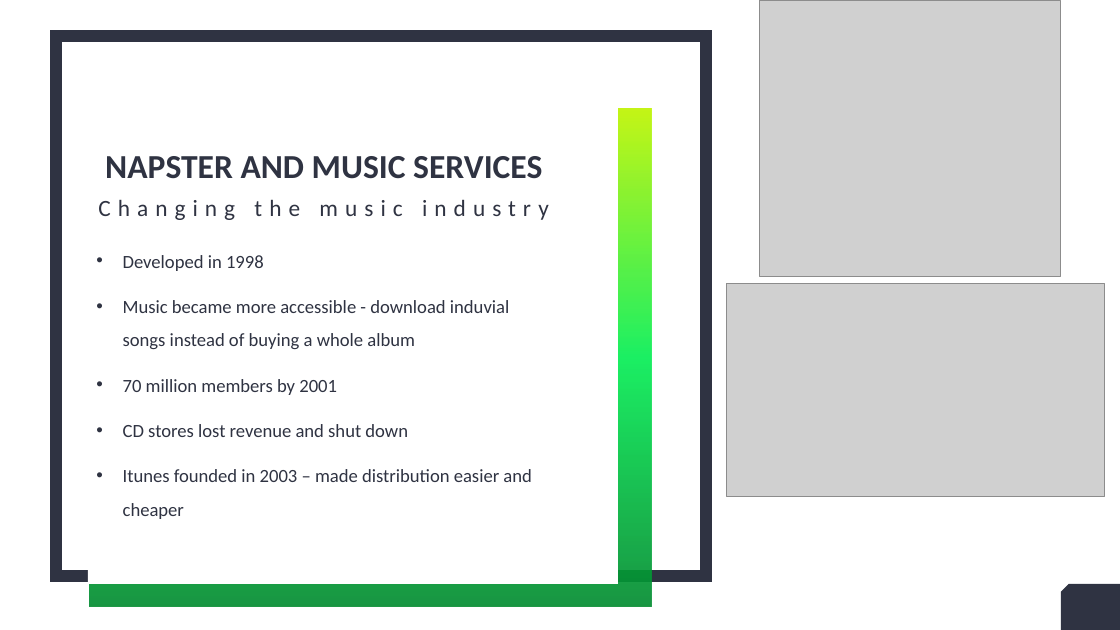
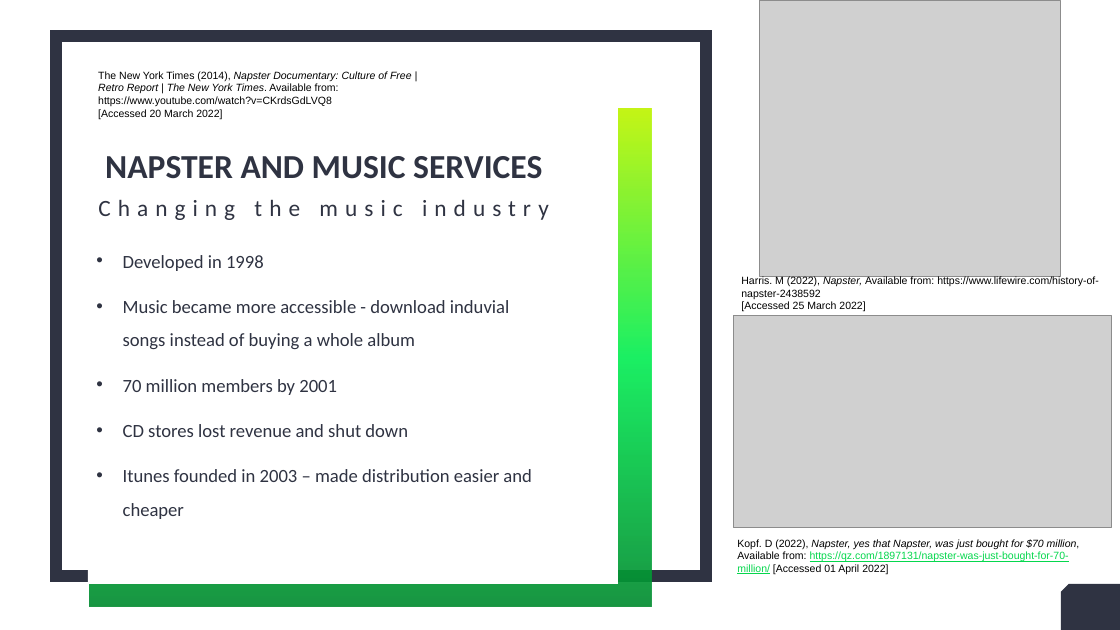
Before and after one commit to RandumbFluke/Design_Contexts_Year_1, a slide deck: slide 7 of Assignment 2/Jarvis x spotify.pptx. Drawn at 1120x630 pixels with LibreOffice and Linux fonts; fonts in the diff are those of the drawing; grey boxes stand for pictures. Boxes give left, top, right and bottom in pixels: in the first picture for what was removed or moved away, otherwise in the second. Text is boxed around its words. In the diff, an @@ line names an element or a change of style, - is before the commit and + after.

```diff
--- a/Assignment 2/Jarvis x spotify.pptx
+++ b/Assignment 2/Jarvis x spotify.pptx
@@ text added at <box>98,71,412,120</box>, 9 pt, text #000000 @@
+The New York Times (2014), Napster Documentary: Culture of Free | Retro Report | The New York Times. Available from: https://www.youtube.com/watch?v=CKrdsGdLVQ8
+[Accessed 20 March 2022]
@@ text added at <box>741,276,1099,312</box>, 9 pt, text #000000 @@
+Harris. M (2022), Napster, Available from: https://www.lifewire.com/history-of-napster-2438592
+[Accessed 25 March 2022]
@@ picture: place and size @@
-picture at <box>727,284,1105,497</box>
+picture at <box>734,315,1112,528</box>
@@ text added at <box>737,539,1080,575</box>, 9 pt, text #000000 @@
+Kopf. D (2022), Napster, yes that Napster, was just bought for $70 million, Available from: https://qz.com/1897131/napster-was-just-bought-for-70-million/ [Accessed 01 April 2022]
```
Also in this commit, not shown: 7 other slides changed, 2 slides removed, 1 other file.
